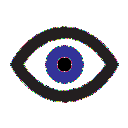
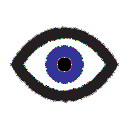
Comparing the layer stacks of the two 128px x 128px images. Changes:
painted on "Hintergrund Kopie" over 10, 26, 119, 103
hid (unnamed layer) over 10, 26, 119, 103
